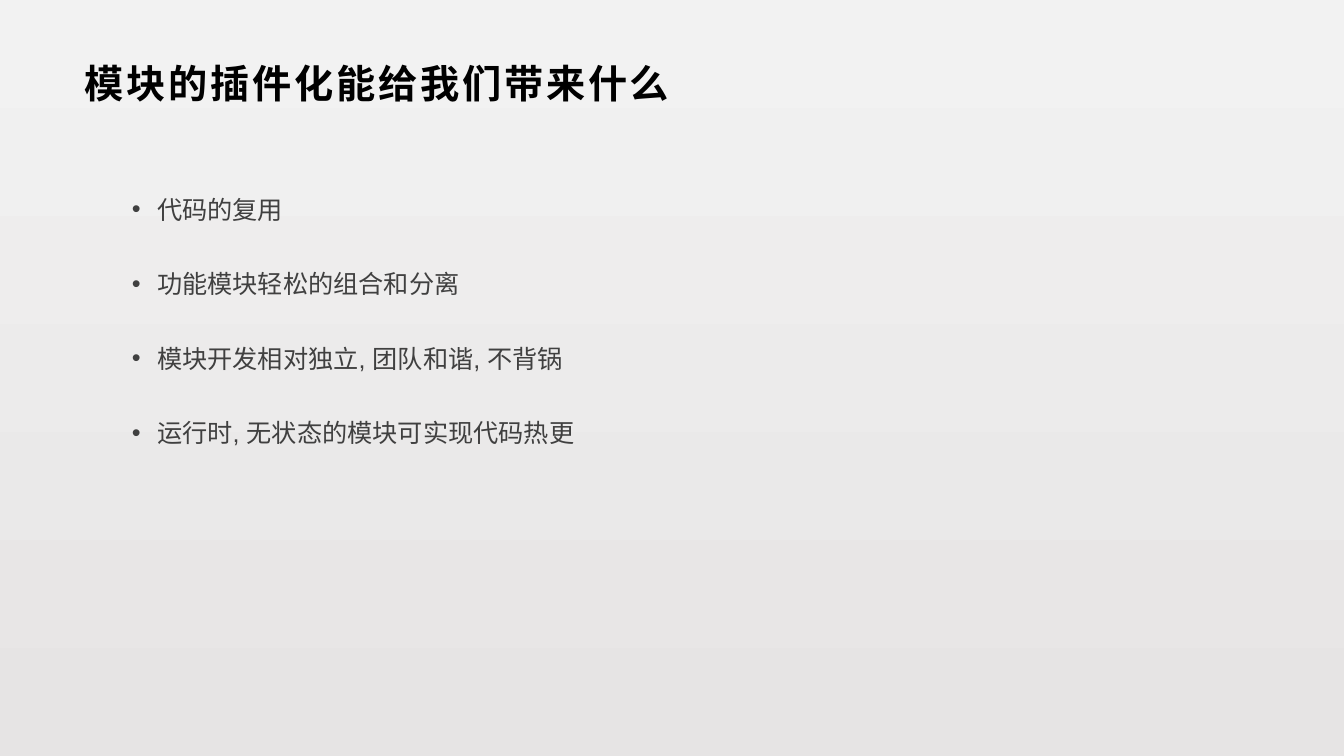
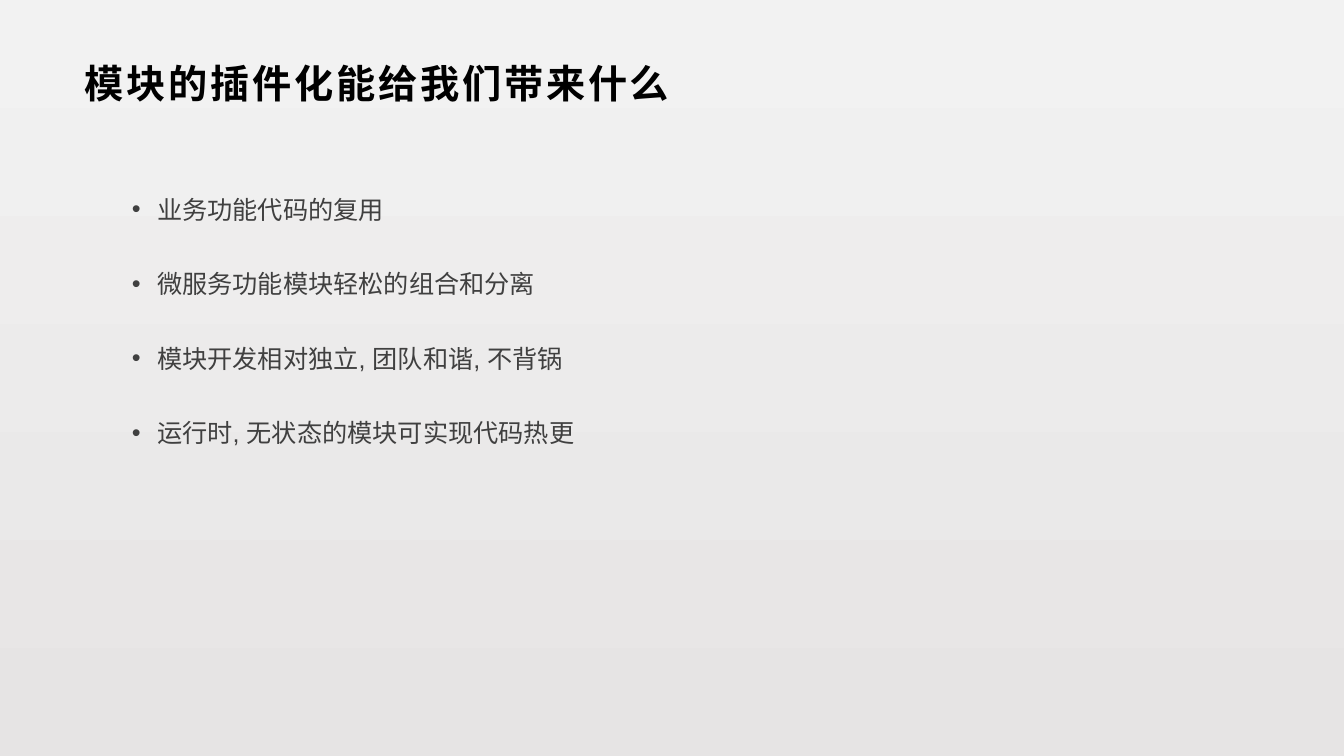
Before and after one commit to lori227/KFrame, a slide deck: slide 17 of _doc/KFrame.pptx (slide 10 before the commit). Drawn at 1344x756 pixels with LibreOffice and Linux fonts; fonts in the diff are those of the drawing. Boxes give left, top, right and bottom in pixels: in the first picture for what was removed or moved away, otherwise in the second. Text is boxed around its words. In the diff, an @@ line names an element or a change of style, - is before the commit and + after.

```diff
--- a/_doc/KFrame.pptx
+++ b/_doc/KFrame.pptx
@@ text at [157, 198, 535, 295]: text changed @@
-  • 代码的复用
-  • 功能模块轻松的组合和分离
+  • 业务功能代码的复用
+  • 微服务功能模块轻松的组合和分离
```
Also in this commit, not shown: 7 other slides changed, 6 slides added, 2 slides removed, 1 other file.
